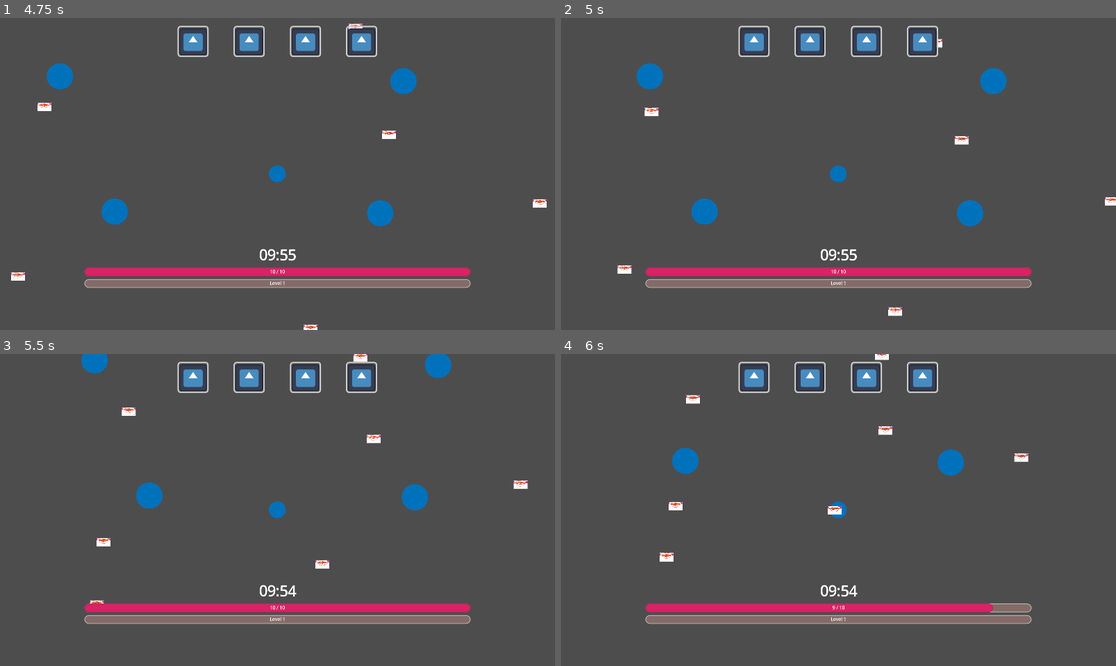
Above: before the commit, frames 1-4 (two rows, left to right).
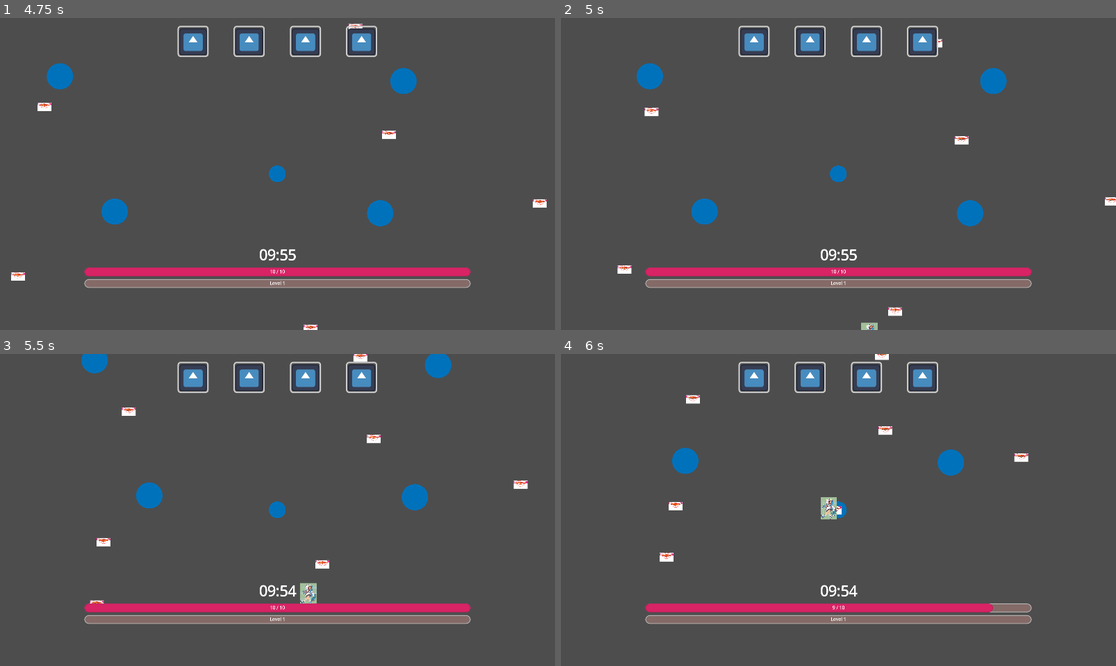
Above: after the commit, the same moments.

Repository: anxapa/mushroom-survive-her
Game: Godot game, scene res://Scenes/main_scene.tscn
Two runs of this game, one before a commit and one after it. Both use one fixed random seed, a clock stepped at 60 frames per second and the inputs below. The engine's default icon, where the game draws it, is replaced by a stand-in: a white triangle on a blue panel in a dark square.
Inputs:
- Up to frame 1 (4.75 s): tap Enter at 0.5 s; hold Right (ui_right) 0.53-1.28 s; hold Down (ui_down) 1.28-2.03 s; hold Right (ui_right) 2.03-2.78 s; hold Up (ui_up) 2.78-3.53 s; hold Left (ui_left) from 3.53 s (still down)
- Up to frame 2 (5 s): keep holding Left (ui_left)
- Up to frame 3 (5.5 s): release Left (ui_left) at 5.03 s; hold Down (ui_down) from 5.03 s (still down)
- Up to frame 4 (6 s): release Down (ui_down) at 5.78 s; hold Right (ui_right) from 5.78 s (still down)

Frame 1 is identical in both runs. In frame 2, less than 0.1% of the frame differs, in the area x 54-58%, y 97-100%; in frame 3, 0.2%; in frame 4, 0.2%, in the area x 46-50%, y 45-54%.

Commit message:
Made changes to make export possible

Diff:
--- a/Scripts/Enemy/charger_mob.gd
+++ b/Scripts/Enemy/charger_mob.gd
@@ -10,7 +10,7 @@
 var charge_speed = 1000
 var target = player.global_position
 # values less than 1 stop the charge short
-var offset = 2
+var offset = 3
 
 func _ready() -> void:
 	super()
@@ -36,11 +36,13 @@
 	target = global_position + (player.global_position - global_position)*offset
 	await get_tree().create_timer(chargeup_time).timeout
 	charging = true
+	$CollisionShape2D.disabled = true
 	charge_end = get_tree().create_timer(charge_time + randf_range(0.1, 0.4))
 	await charge_end.timeout
 	charge_speed = 1000
 	can_charge = true
 	charging = false
+	$CollisionShape2D.disabled = false
 	speed = base_speed
 
 # TODO: Variants
--- a/Scripts/Enemy/enemy_manager.gd
+++ b/Scripts/Enemy/enemy_manager.gd
@@ -1,17 +1,17 @@
 extends Node2D
+
 var player = GameManager.get_player()
-#var rng = RandomNumberGenerator.new()
 var base_frequency := 11.0
 # time elapsed in seconds
 var time_elapsed := 0.0
 var can_spawn := true
 var difficulty = 1
 @export var cluster_size := 1
-const ant = preload("res://scenes/Enemy/ant_mob.tscn")
-const charger = preload("res://Scenes/Enemy/charger_mob.tscn")
-const shooter = preload("res://Scenes/Enemy/shooter_mob.tscn")
+var ant = load("res://Scenes/Enemy/ant_mob.tscn")
+var charger = load("res://Scenes/Enemy/charger_mob.tscn")
+var shooter = load("res://Scenes/Enemy/shooter_mob.tscn")
 const minute := 60.0
-var enemies := []
+var enemies = []
 
 func _ready() -> void:
 	mob_change(1, 0, 0)
@@ -21,7 +21,7 @@
 	if can_spawn:
 		spawn_mob()
 	time_elapsed += delta
-	if time_elapsed/60 == difficulty:
+	if int(time_elapsed*10)/60 == difficulty:
 		difficulty_change()
 
 func spawn_mob() -> void:
--- a/Scripts/enemy_manager_(debug).gd
+++ b/Scripts/enemy_manager_(debug).gd
@@ -9,10 +9,9 @@
 const ant = preload("res://scenes/Enemy/ant_mob.tscn")
 const charger = preload("res://Scenes/Enemy/charger_mob.tscn")
 const shooter = preload("res://Scenes/Enemy/shooter_mob.tscn")
-var enemies = [shooter]
+var enemies = [charger]
 
 func _ready() -> void:
-	queue_free()
 	spawn_mob()
 func _physics_process(delta: float) -> void:
 	if can_spawn:
Not shown: 1 places in Scenes/main_scene.tscn that only renumber resources
Not shown, added: export_presets.cfg
